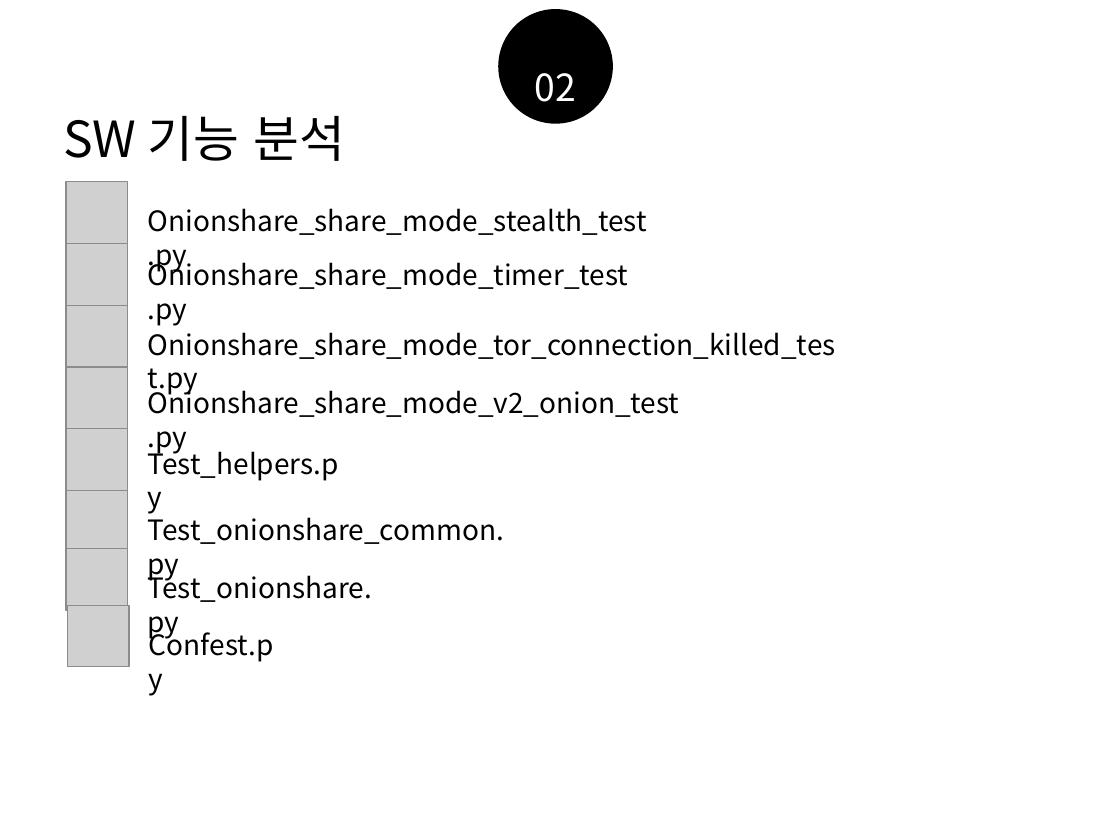
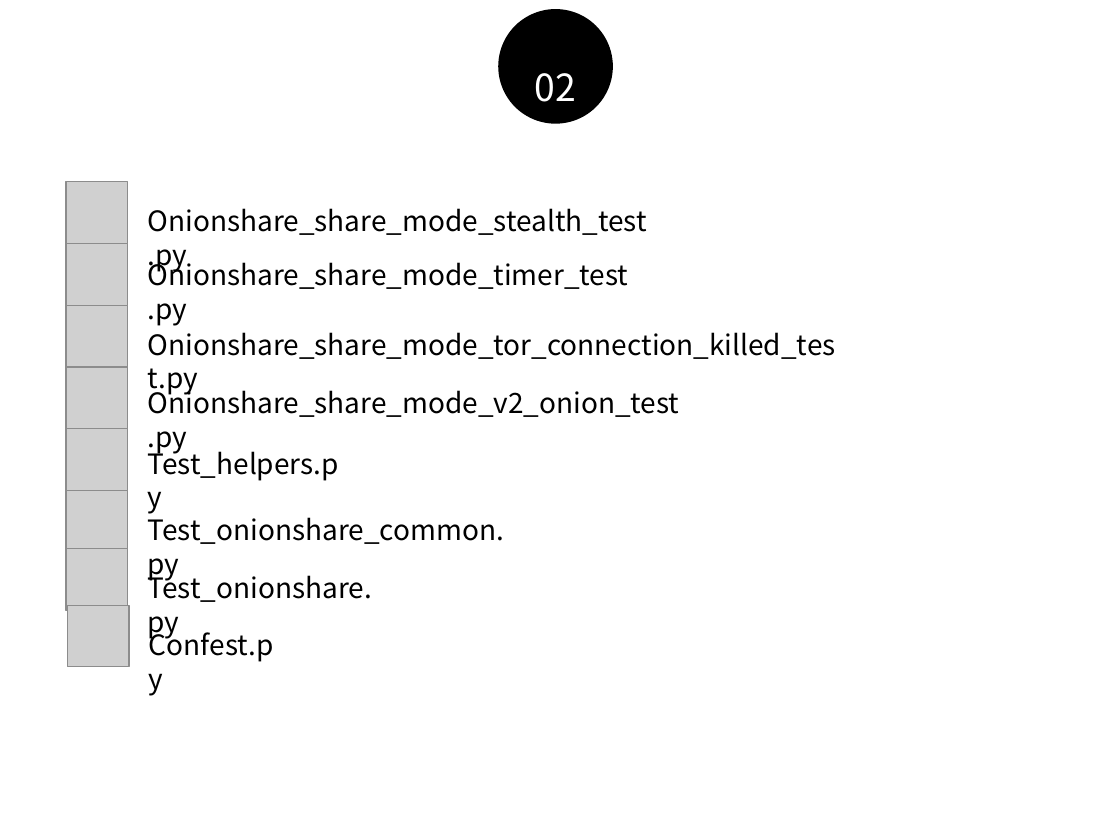
Before and after one commit to Ji-Ha/SW-TeamProject, a slide deck: slide 20 of 코드분석 및 PPT/공쏘 상세기능분석.pptx (slide 19 before the commit). Drawn at 1120x840 pixels with LibreOffice and Linux fonts; fonts in the diff are those of the drawing; grey boxes stand for pictures. Boxes give left, top, right and bottom in pixels: in the first picture for what was removed or moved away, otherwise in the second. Text is boxed around its words. In the diff, an @@ line names an element or a change of style, - is before the commit and + after.

```diff
--- a/코드분석 및 PPT/공쏘 상세기능분석.pptx
+++ b/코드분석 및 PPT/공쏘 상세기능분석.pptx
@@ text removed at (x1=63, y1=116, x2=345, y2=161) @@
-SW 기능 분석
```
Also in this commit, not shown: 4 other slides changed, 1 slide added, 1 other file.
